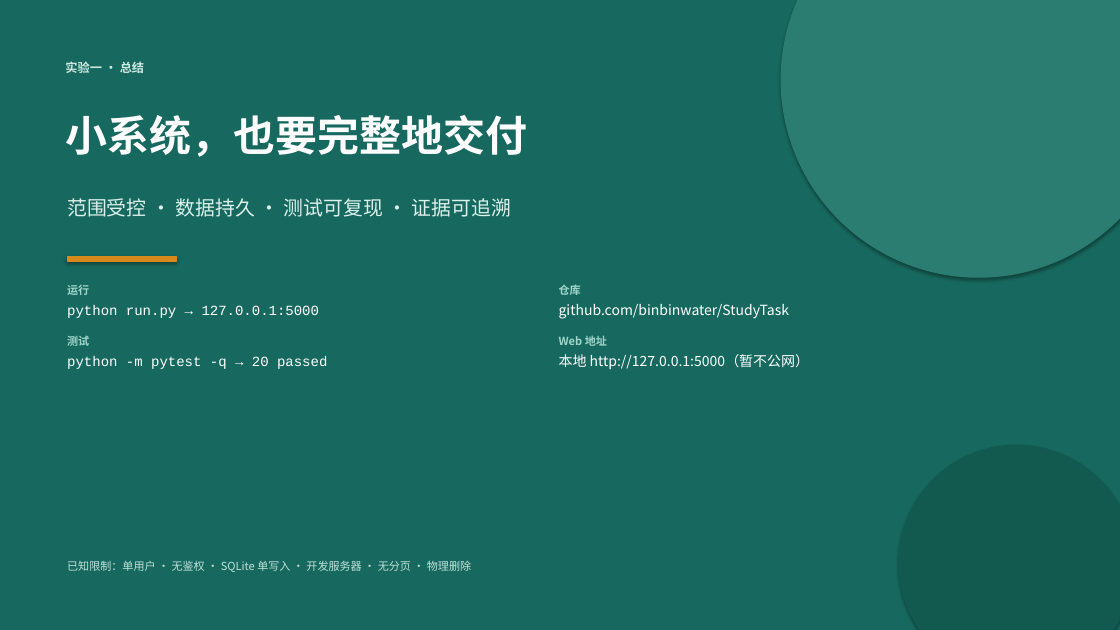
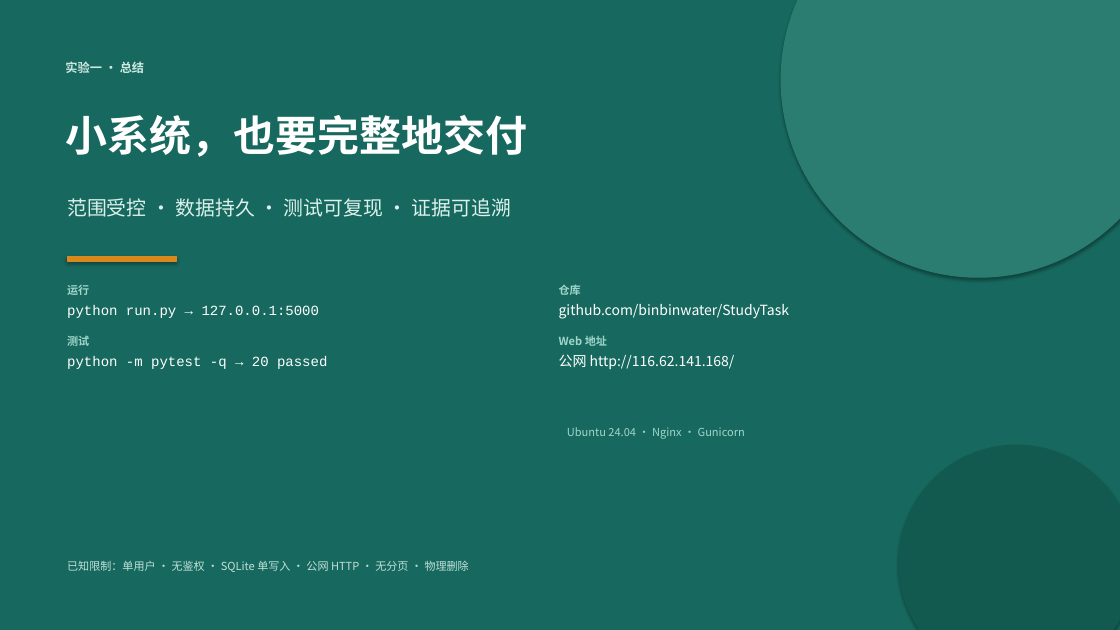
Before and after one commit to binbinwater/StudyTask, a slide deck: slide 8 of docs/StudyTask演示.pptx. Drawn at 1120x630 pixels with LibreOffice and Linux fonts; fonts in the diff are those of the drawing. Boxes give left, top, right and bottom in pixels: in the first picture for what was removed or moved away, otherwise in the second. Text is boxed around its words. In the diff, an @@ line names an element or a change of style, - is before the commit and + after.

```diff
--- a/docs/StudyTask演示.pptx
+++ b/docs/StudyTask演示.pptx
@@ text at box(559, 354, 735, 369): text changed @@
-本地 http://127.0.0.1:5000（暂不公网）
+公网 http://116.62.141.168/
@@ text added at box(567, 427, 745, 439), 9.5 pt, text #9FD5CA @@
+Ubuntu 24.04 · Nginx · Gunicorn
@@ text at box(67, 561, 469, 572): text changed @@
-已知限制：单用户 · 无鉴权 · SQLite 单写入 · 开发服务器 · 无分页 · 物理删除
+已知限制：单用户 · 无鉴权 · SQLite 单写入 · 公网 HTTP · 无分页 · 物理删除
```
Also in this commit, not shown: 6 other files.
